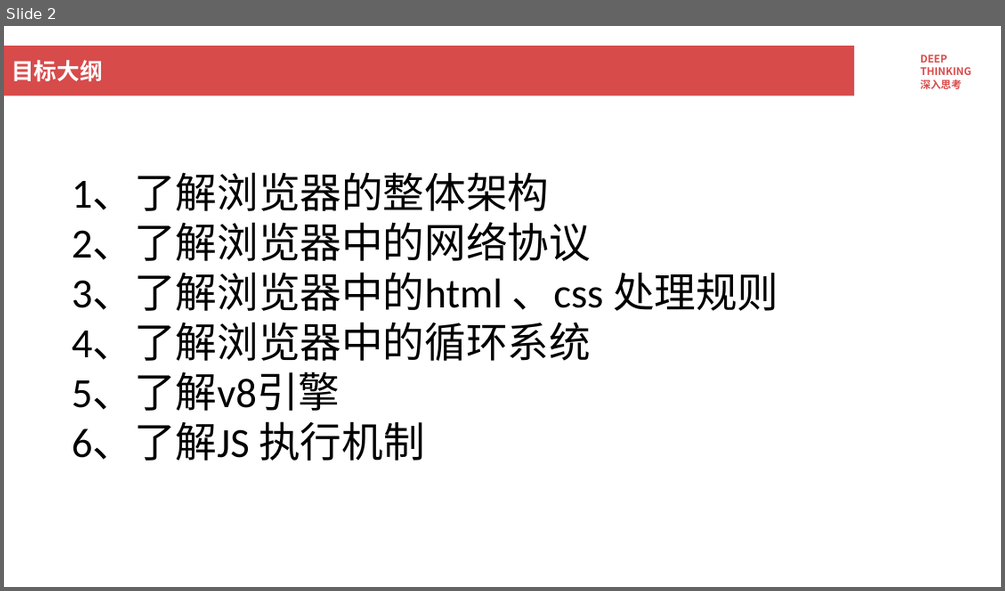
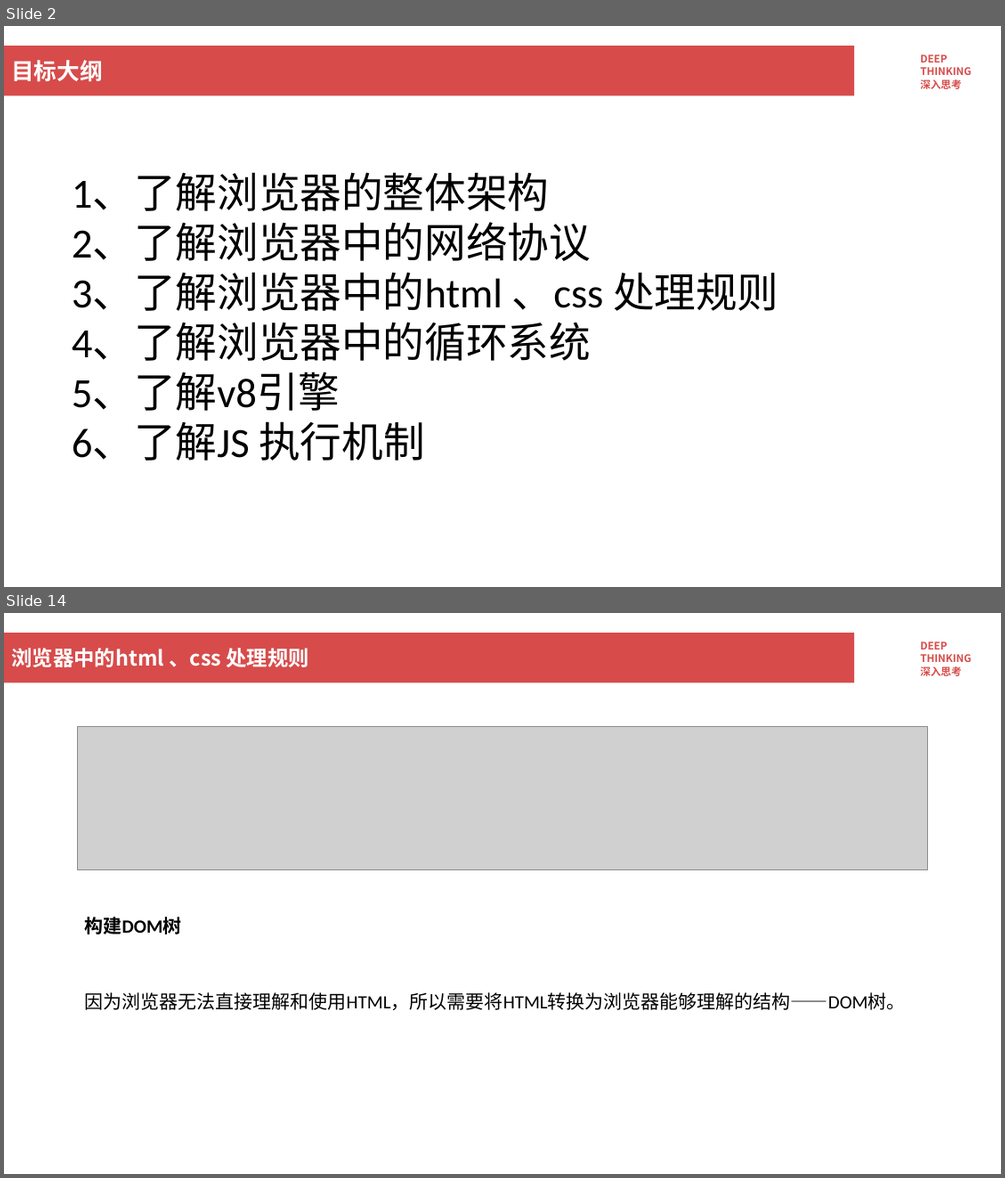
Before and after one commit to yixinagqingyuan/yys-browser, a slide deck: 浏览器工作原理.pptx. Shown one above the other, each under a label of ours: slide 2 before the commit, slides 2 and 14 after it; the slides between them are not shown. The pictures are 1005x591 and 1005x1178 pixels, drawn with LibreOffice and Linux fonts; fonts in the diff are those of the drawing; grey boxes stand for pictures; background and template pictures are left out. Boxes give left, top, right and bottom in pixels: in the first picture for what was removed or moved away, otherwise in the second. Text is boxed around its words. In the diff, an @@ line names an element or a change of style, - is before the commit and + after.

```diff
--- a/浏览器工作原理.pptx
+++ b/浏览器工作原理.pptx
@@ slide 14 added at <box>4,613,1001,1174</box>, background #FFFFFF; not listed: 2 template elements that a slide beside it also shows @@
@@ title added at <box>11,648,308,667</box>, 20 pt, text #FFFFFF, bold @@
+浏览器中的html 、css 处理规则
@@ picture added at <box>77,727,928,870</box> @@
@@ text added at <box>85,916,182,934</box>, 18 pt, text #000000, bold @@
+构建DOM树
@@ text added at <box>85,992,906,1010</box>, 18 pt, text #000000 @@
+因为浏览器无法直接理解和使用HTML，所以需要将HTML转换为浏览器能够理解的结构——DOM树。
```
Also in this commit, not shown: 1 slide changed, 21 other slides added, 5 other files.
